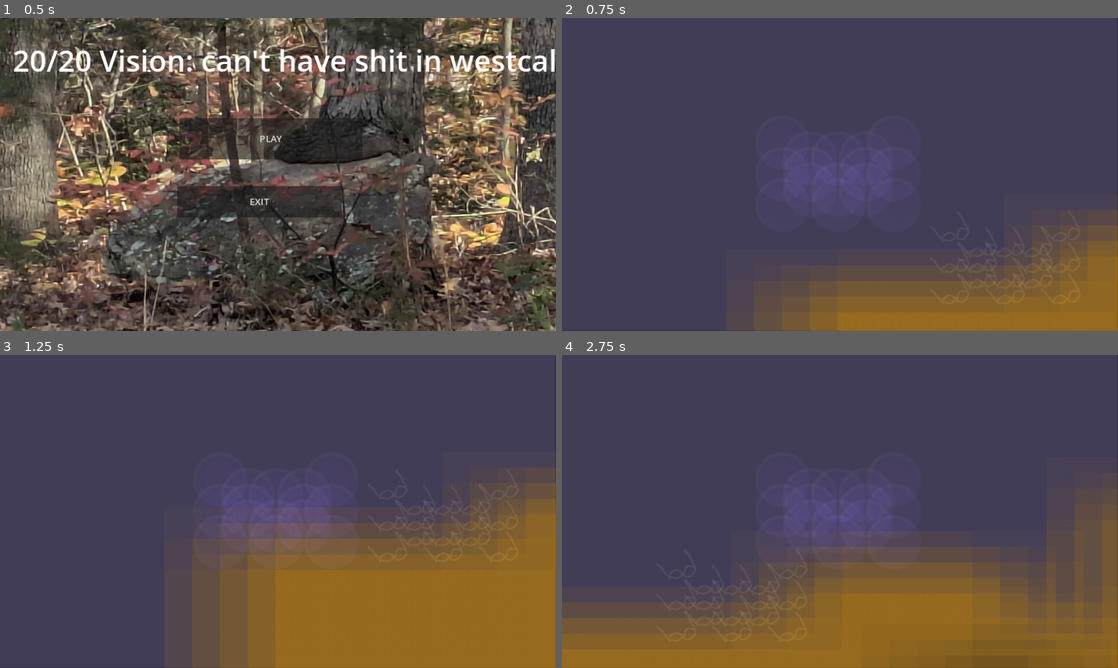
Above: before the commit, frames 1-4 (two rows, left to right).
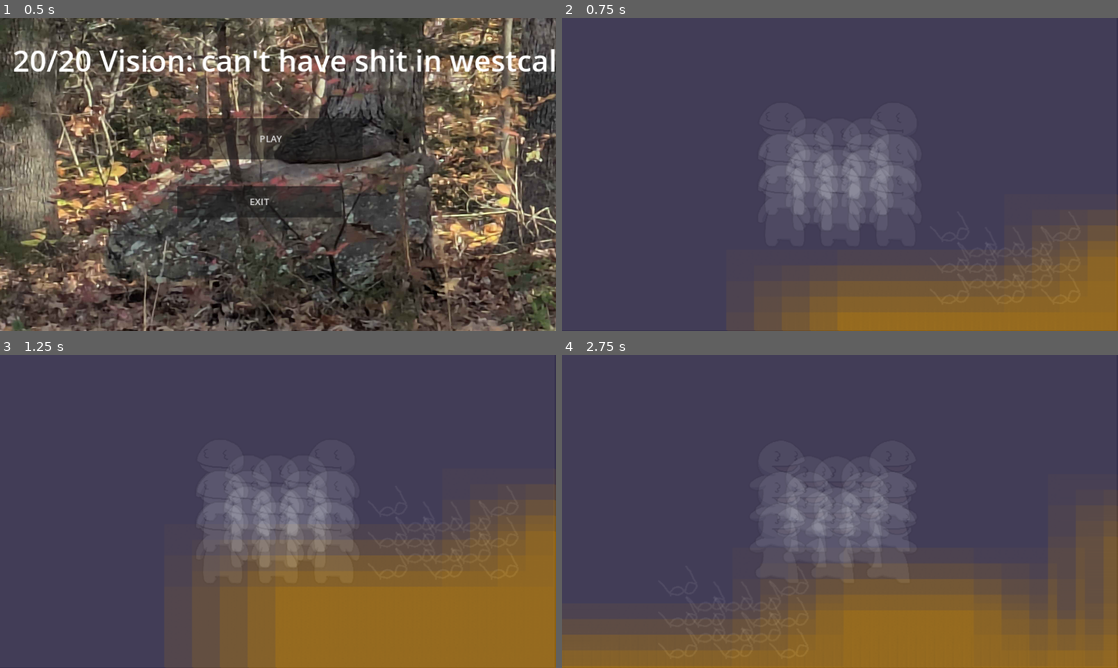
Above: after the commit, the same moments.

Repository: KaratePikachu/JamfestFall2024
Game: Godot game, scene res://UI/main_menu.tscn
The game is run twice, just before and just after one commit, with the same random seed, the same clock (stepped at 60 frames per second) and the same inputs.
Inputs:
- Up to frame 1 (0.5 s): no input
- Up to frame 2 (0.75 s): click "PLAY" at 0.5 s
- Up to frame 3 (1.25 s): no input
- Up to frame 4 (2.75 s): tap Enter at 1.25 s; hold D (move_right) from 1.28 s (still down); tap Space (jump) at 1.35, 1.52, 1.82, 2.27, 2.3, 2.57 s; tap 5 (equip_drone) at 2.1 s

Frame 1 is identical in both runs. In frame 2, 3.9% of the frame differs, in the area x 36-64%, y 32-68%; in frame 3, 4.8%; in frame 4, 6.0%, in the area x 0-98%, y 32-100%.

Commit message:
starting to dev jump

Diff:
--- a/Enviorment/Enemy/enemy.gd
+++ b/Enviorment/Enemy/enemy.gd
@@ -31,12 +31,10 @@
 		$DetectionCone.scale.x = cos(dont_fucking_ask)
 
 		dont_fucking_ask += 0.01 + delta
-		print(abs(cos(dont_fucking_ask)))
 		if 1 - abs(cos(dont_fucking_ask)) < 0.0001:
 			isSpinning = false
 			timer = 0.001
 	else:
-		print(timer)
 		timer += delta
 		if timer >= timePaused:
 			isSpinning = true
--- /dev/null
+++ b/Level/blank_test_scene.tscn
@@ -0,0 +1,63 @@
+[gd_scene load_steps=6 format=3 uid="uid://0a53jrrrx60m"]
+
+[ext_resource type="Texture2D" uid="uid://cxl5cvsgyxcoe" path="res://Level/TestLevel/princess.png" id="1_o8yd7"]
+[ext_resource type="PackedScene" uid="uid://u5vlmp8hm4ku" path="res://Player/player.tscn" id="1_q25xq"]
+[ext_resource type="Shader" path="res://Shaders/Blur.gdshader" id="2_ishof"]
+
+[sub_resource type="RectangleShape2D" id="RectangleShape2D_icl00"]
+size = Vector2(1014, 340)
+
+[sub_resource type="ShaderMaterial" id="ShaderMaterial_37a7t"]
+shader = ExtResource("2_ishof")
+shader_parameter/scale = 1.0
+shader_parameter/lod = 0.0
+shader_parameter/x_blur_offest = 1.262
+shader_parameter/y_blur_offest = 1.565
+
+[node name="BlankTestScene" type="Node2D"]
+
+[node name="floor" type="StaticBody2D" parent="."]
+
+[node name="CollisionShape2D" type="CollisionShape2D" parent="floor"]
+position = Vector2(497, 496)
+shape = SubResource("RectangleShape2D_icl00")
+
+[node name="ColorRect" type="ColorRect" parent="floor"]
+offset_left = -167.0
+offset_top = 327.0
+offset_right = 1020.0
+offset_bottom = 662.0
+color = Color(0, 0, 0, 1)
+
+[node name="Princess" type="Sprite2D" parent="floor"]
+position = Vector2(326, 146)
+texture = ExtResource("1_o8yd7")
+
+[node name="Princess2" type="Sprite2D" parent="floor"]
+position = Vector2(-97, 301)
+texture = ExtResource("1_o8yd7")
+
+[node name="Princess3" type="Sprite2D" parent="floor"]
+position = Vector2(9, 178)
+texture = ExtResource("1_o8yd7")
+
+[node name="Princess4" type="Sprite2D" parent="floor"]
+position = Vector2(569, 254)
+texture = ExtResource("1_o8yd7")
+
+[node name="Princess5" type="Sprite2D" parent="floor"]
+position = Vector2(867, 128)
+texture = ExtResource("1_o8yd7")
+
+[node name="Princess6" type="Sprite2D" parent="floor"]
+position = Vector2(948, 293)
+texture = ExtResource("1_o8yd7")
+
+[node name="Princess7" type="Sprite2D" parent="floor"]
+position = Vector2(566, 81)
+texture = ExtResource("1_o8yd7")
+
+[node name="Player" parent="." instance=ExtResource("1_q25xq")]
+material = SubResource("ShaderMaterial_37a7t")
+position = Vector2(176, 225)
+scale = Vector2(1.465, 1.465)
--- a/Level/introduction.tscn
+++ b/Level/introduction.tscn
@@ -91,7 +91,6 @@
 [node name="Enemy2" parent="." instance=ExtResource("8_gg0iy")]
 position = Vector2(2906, 212)
 scale = Vector2(0.5, 0.5)
-isSpinning = true
 
 [node name="Goomba" parent="." instance=ExtResource("10_yrcgl")]
 position = Vector2(1149, 458)
--- a/Player/player.gd
+++ b/Player/player.gd
@@ -121,6 +121,18 @@
 		# Vertical movement code. Apply gravity.
 		velocity.y += gravity * delta
 
+		print(velocity.x)
+
+		if velocity.x >= 10:
+			_run_run_animation(true)
+		elif velocity.x >= 0:
+			_run_idle_animation($GuySprite.flip_h)
+
+		if velocity.x <= -10:
+			_run_run_animation(false)
+		elif velocity.x < 0:
+			_run_idle_animation($GuySprite.flip_h)
+
 		# Move based on the velocity and snap to the ground.
 		# TODO: This information should be set to the CharacterBody properties instead of arguments: snap, Vector2.DOWN, Vector2.UP
 		# TODO: Rename velocity to linear_velocity in the rest of the script.
@@ -133,3 +145,48 @@
 func die() -> void:
 	switch_glasses(Glasses.NONE)
 	get_tree().reload_current_scene()
+
+func _run_run_animation(going_left:bool) -> void:
+	$GuySprite.flip_h = going_left
+
+	match worn_glasses:
+		Glasses.DRONE:
+			$AnimPlayer.play("drone_run")
+		Glasses.INFARED:
+			$AnimPlayer.play("infared_run")
+		Glasses.NONE:
+			$AnimPlayer.play("no_glasses_run")
+		Glasses.NORMAL:
+			$AnimPlayer.play("normal_run")
+		Glasses.SUNGLASSES:
+			$AnimPlayer.play("sunglasses_run")
+
+func _run_idle_animation(going_left:bool) -> void:
+	$GuySprite.flip_h = going_left
+
+	match worn_glasses:
+		Glasses.DRONE:
+			$AnimPlayer.play("drone_idle")
+		Glasses.INFARED:
+			$AnimPlayer.play("infared_idle")
+		Glasses.NONE:
+			$AnimPlayer.play("no_glasses_idle")
+		Glasses.NORMAL:
+			$AnimPlayer.play("normal_idle")
+		Glasses.SUNGLASSES:
+			$AnimPlayer.play("sunglasses_idle")
+
+func _run_jump_animation(going_left:bool) -> void:
+	$GuySprite.flip_h = going_left
+
+	match worn_glasses:
+		Glasses.DRONE:
+			$AnimPlayer.play("drone_idle")
+		Glasses.INFARED:
+			$AnimPlayer.play("infared_idle")
+		Glasses.NONE:
+			$AnimPlayer.play("no_glasses_idle")
+		Glasses.NORMAL:
+			$AnimPlayer.play("normal_idle")
+		Glasses.SUNGLASSES:
+			$AnimPlayer.play("sunglasses_idle")
--- a/Player/player.tscn
+++ b/Player/player.tscn
@@ -1,11 +1,237 @@
-[gd_scene load_steps=5 format=3 uid="uid://u5vlmp8hm4ku"]
+[gd_scene load_steps=38 format=3 uid="uid://u5vlmp8hm4ku"]
 
 [ext_resource type="Script" path="res://Player/player.gd" id="1_mvi1i"]
-[ext_resource type="Texture2D" uid="uid://dfb8rr2fakwgp" path="res://Player/player.png" id="2"]
-[ext_resource type="Texture2D" uid="uid://1ign8s1w414r" path="res://Level/TestLevel/circle.png" id="3_wcmay"]
-
-[sub_resource type="CircleShape2D" id="CircleShape2D_q0k8u"]
-radius = 32.368
+[ext_resource type="Texture2D" uid="uid://dm1tbrkmw5nyl" path="res://Player/Assets/Idle/Guy_Idle.png" id="2_54ivu"]
+[ext_resource type="Texture2D" uid="uid://ch3b1ju46smbw" path="res://Player/Assets/Running/No Glasses/Guy_Running1.png" id="2_yhgtl"]
+[ext_resource type="Texture2D" uid="uid://cioeau81sxnei" path="res://Player/Assets/Running/No Glasses/Guy_Running2.png" id="3_x6irn"]
+[ext_resource type="Texture2D" uid="uid://cv4nlfbs1203f" path="res://Player/Assets/Running/No Glasses/Guy_Running3.png" id="4_u8c8l"]
+[ext_resource type="Texture2D" uid="uid://6we32ab8djhk" path="res://Player/Assets/Running/No Glasses/Guy_Running4.png" id="5_rrt26"]
+[ext_resource type="Texture2D" uid="uid://bx54lkk6fcido" path="res://Player/Assets/Running/Drone/Guy_Run_Drone1.png" id="6_sa2p6"]
+[ext_resource type="Texture2D" uid="uid://v55yy3blbmvi" path="res://Player/Assets/Running/Drone/Guy_Run_Drone2.png" id="7_q5bhr"]
+[ext_resource type="Texture2D" uid="uid://clj64j6h1tk8n" path="res://Player/Assets/Running/Drone/Guy_Run_Drone3.png" id="8_ndkdw"]
+[ext_resource type="Texture2D" uid="uid://dibnsy5kv32y0" path="res://Player/Assets/Running/Drone/Guy_Run_Drone4.png" id="9_pocpl"]
+[ext_resource type="Texture2D" uid="uid://cyy2xwei2qgsd" path="res://Player/Assets/Running/Infared/Guy_Run_Infared1.png" id="10_ip0sa"]
+[ext_resource type="Texture2D" uid="uid://bri625sj0lgqs" path="res://Player/Assets/Running/Infared/Guy_Run_Infared2.png" id="11_s832l"]
+[ext_resource type="Texture2D" uid="uid://n5i7odguf7ax" path="res://Player/Assets/Running/Infared/Guy_Run_Infared3.png" id="12_c62g2"]
+[ext_resource type="Texture2D" uid="uid://cjnt1eoothstt" path="res://Player/Assets/Running/Infared/Guy_Run_Infared4.png" id="13_mrsqj"]
+[ext_resource type="Texture2D" uid="uid://dkpjlt3ktddfu" path="res://Player/Assets/Running/Normal Glasses/Guy_Run_Glasses1.png" id="14_ps6hc"]
+[ext_resource type="Texture2D" uid="uid://dpvshqlxfyr8o" path="res://Player/Assets/Running/Normal Glasses/Guy_Run_Glasses2.png" id="15_egthu"]
+[ext_resource type="Texture2D" uid="uid://b01umgev67b3g" path="res://Player/Assets/Running/Normal Glasses/Guy_Run_Glasses3.png" id="16_m4a8t"]
+[ext_resource type="Texture2D" uid="uid://3dvf7gv74spy" path="res://Player/Assets/Running/Normal Glasses/Guy_Run_Glasses4.png" id="17_uaqg3"]
+[ext_resource type="Texture2D" uid="uid://dn1320m3ov55h" path="res://Player/Assets/Running/Sunglasses/Guy_Run_Sunglasses1.png" id="18_hcpad"]
+[ext_resource type="Texture2D" uid="uid://dxepeprhiedwt" path="res://Player/Assets/Running/Sunglasses/Guy_Run_Sunglasses2.png" id="19_ubn07"]
+[ext_resource type="Texture2D" uid="uid://csvlyb0pqkkiw" path="res://Player/Assets/Running/Sunglasses/Guy_Run_Sunglasses3.png" id="20_5e3qy"]
+[ext_resource type="Texture2D" uid="uid://ygu5v45xbjkf" path="res://Player/Assets/Running/Sunglasses/Guy_Run_Sunglasses4.png" id="21_3xbnn"]
+[ext_resource type="Texture2D" uid="uid://bqhnh3fqko60n" path="res://Player/Assets/Idle/Guy_Idle_Glasses.png" id="23_fualt"]
+[ext_resource type="Texture2D" uid="uid://ynq38hnjki68" path="res://Player/Assets/Idle/Guy_Idle_Infared.png" id="24_xrhj2"]
+
+[sub_resource type="CapsuleShape2D" id="CapsuleShape2D_aotdq"]
+radius = 31.4267
+height = 104.129
+
+[sub_resource type="Animation" id="Animation_cpr7g"]
+resource_name = "no_glasses_run"
+length = 0.40001
+loop_mode = 1
+step = 0.1
+tracks/0/type = "value"
+tracks/0/imported = false
+tracks/0/enabled = true
+tracks/0/path = NodePath("GuySprite:texture")
+tracks/0/interp = 1
+tracks/0/loop_wrap = true
+tracks/0/keys = {
+"times": PackedFloat32Array(0, 0.1, 0.2, 0.3),
+"transitions": PackedFloat32Array(1, 1, 1, 1),
+"update": 1,
+"values": [ExtResource("2_yhgtl"), ExtResource("3_x6irn"), ExtResource("4_u8c8l"), ExtResource("5_rrt26")]
+}
+
+[sub_resource type="Animation" id="Animation_q31cw"]
+length = 0.001
+tracks/0/type = "value"
+tracks/0/imported = false
+tracks/0/enabled = true
+tracks/0/path = NodePath("GuySprite:texture")
+tracks/0/interp = 1
+tracks/0/loop_wrap = true
+tracks/0/keys = {
+"times": PackedFloat32Array(0),
+"transitions": PackedFloat32Array(1),
+"update": 1,
+"values": [ExtResource("2_yhgtl")]
+}
+
+[sub_resource type="Animation" id="Animation_fcbq2"]
+resource_name = "drone_run"
+length = 0.40001
+step = 0.1
+tracks/0/type = "value"
+tracks/0/imported = false
+tracks/0/enabled = true
+tracks/0/path = NodePath("GuySprite:texture")
+tracks/0/interp = 1
+tracks/0/loop_wrap = true
+tracks/0/keys = {
+"times": PackedFloat32Array(0, 0.1, 0.2, 0.3),
+"transitions": PackedFloat32Array(1, 1, 1, 1),
+"update": 1,
+"values": [ExtResource("6_sa2p6"), ExtResource("7_q5bhr"), ExtResource("8_ndkdw"), ExtResource("9_pocpl")]
+}
+
+[sub_resource type="Animation" id="Animation_0s0cp"]
+resource_name = "infared_run"
+length = 0.40001
+loop_mode = 1
+step = 0.1
+tracks/0/type = "value"
+tracks/0/imported = false
+tracks/0/enabled = true
+tracks/0/path = NodePath("GuySprite:texture")
+tracks/0/interp = 1
+tracks/0/loop_wrap = true
+tracks/0/keys = {
+"times": PackedFloat32Array(0, 0.1, 0.2, 0.3),
+"transitions": PackedFloat32Array(1, 1, 1, 1),
+"update": 1,
+"values": [ExtResource("10_ip0sa"), ExtResource("11_s832l"), ExtResource("12_c62g2"), ExtResource("13_mrsqj")]
+}
+
+[sub_resource type="Animation" id="Animation_wegv6"]
+resource_name = "normal_run"
+length = 0.40001
+loop_mode = 1
+step = 0.1
+tracks/0/type = "value"
+tracks/0/imported = false
+tracks/0/enabled = true
+tracks/0/path = NodePath("GuySprite:texture")
+tracks/0/interp = 1
+tracks/0/loop_wrap = true
+tracks/0/keys = {
+"times": PackedFloat32Array(0, 0.1, 0.2, 0.3),
+"transitions": PackedFloat32Array(1, 1, 1, 1),
+"update": 1,
+"values": [ExtResource("14_ps6hc"), ExtResource("15_egthu"), ExtResource("16_m4a8t"), ExtResource("17_uaqg3")]
+}
+
+[sub_resource type="Animation" id="Animation_kqk4i"]
+resource_name = "sunglasses_run"
+length = 0.40001
+loop_mode = 1
+step = 0.1
+tracks/0/type = "value"
+tracks/0/imported = false
+tracks/0/enabled = true
+tracks/0/path = NodePath("GuySprite:texture")
+tracks/0/interp = 1
+tracks/0/loop_wrap = true
+tracks/0/keys = {
+"times": PackedFloat32Array(0, 0.1, 0.2, 0.3),
+"transitions": PackedFloat32Array(1, 1, 1, 1),
+"update": 1,
+"values": [ExtResource("18_hcpad"), ExtResource("19_ubn07"), ExtResource("20_5e3qy"), ExtResource("21_3xbnn")]
+}
+
+[sub_resource type="Animation" id="Animation_dlti3"]
+resource_name = "drone_idle"
+length = 0.10001
+step = 0.1
+tracks/0/type = "value"
+tracks/0/imported = false
+tracks/0/enabled = true
+tracks/0/path = NodePath("GuySprite:texture")
+tracks/0/interp = 1
+tracks/0/loop_wrap = true
+tracks/0/keys = {
+"times": PackedFloat32Array(0),
+"transitions": PackedFloat32Array(1),
+"update": 1,
+"values": [ExtResource("2_54ivu")]
+}
+
+[sub_resource type="Animation" id="Animation_kkkex"]
+resource_name = "normal_idle"
+length = 0.10001
+step = 0.1
+tracks/0/type = "value"
+tracks/0/imported = false
+tracks/0/enabled = true
+tracks/0/path = NodePath("GuySprite:texture")
+tracks/0/interp = 1
+tracks/0/loop_wrap = true
+tracks/0/keys = {
+"times": PackedFloat32Array(0),
+"transitions": PackedFloat32Array(1),
+"update": 1,
+"values": [ExtResource("23_fualt")]
+}
+
+[sub_resource type="Animation" id="Animation_3kpui"]
+resource_name = "infared_idle"
+length = 0.10001
+step = 0.1
+tracks/0/type = "value"
+tracks/0/imported = false
+tracks/0/enabled = true
+tracks/0/path = NodePath("GuySprite:texture")
+tracks/0/interp = 1
+tracks/0/loop_wrap = true
+tracks/0/keys = {
+"times": PackedFloat32Array(0),
+"transitions": PackedFloat32Array(1),
+"update": 1,
+"values": [ExtResource("24_xrhj2")]
+}
+
+[sub_resource type="Animation" id="Animation_t0p3k"]
+resource_name = "sunglasses_idle"
+length = 0.10001
+step = 0.1
+tracks/0/type = "value"
+tracks/0/imported = false
+tracks/0/enabled = true
+tracks/0/path = NodePath("GuySprite:texture")
+tracks/0/interp = 1
+tracks/0/loop_wrap = true
+tracks/0/keys = {
+"times": PackedFloat32Array(0),
+"transitions": PackedFloat32Array(1),
+"update": 1,
+"values": [ExtResource("24_xrhj2")]
+}
+
+[sub_resource type="Animation" id="Animation_k7rne"]
+resource_name = "no_idle"
+length = 0.10001
+step = 0.1
+tracks/0/type = "value"
+tracks/0/imported = false
+tracks/0/enabled = true
+tracks/0/path = NodePath("GuySprite:texture")
+tracks/0/interp = 1
+tracks/0/loop_wrap = true
+tracks/0/keys = {
+"times": PackedFloat32Array(0),
+"transitions": PackedFloat32Array(1),
+"update": 1,
+"values": [ExtResource("2_54ivu")]
+}
+
+[sub_resource type="AnimationLibrary" id="AnimationLibrary_pk8gy"]
+_data = {
+"RESET": SubResource("Animation_q31cw"),
+"drone_idle": SubResource("Animation_dlti3"),
+"drone_run": SubResource("Animation_fcbq2"),
+"infared_idle": SubResource("Animation_3kpui"),
+"infared_run": SubResource("Animation_0s0cp"),
+"no_glasses_idle": SubResource("Animation_k7rne"),
+"no_glasses_run": SubResource("Animation_cpr7g"),
+"normal_idle": SubResource("Animation_kkkex"),
+"normal_run": SubResource("Animation_wegv6"),
+"sunglasses_idle": SubResource("Animation_t0p3k"),
+"sunglasses_run": SubResource("Animation_kqk4i")
+}
 
 [node name="Player" type="CharacterBody2D"]
 scale = Vector2(0.9, 0.9)
@@ -13,17 +239,20 @@
 collision_mask = 5
 script = ExtResource("1_mvi1i")
 
-[node name="Sprite2D" type="Sprite2D" parent="."]
-texture = ExtResource("2")
-
 [node name="CollisionShape2D" type="CollisionShape2D" parent="."]
 position = Vector2(-0.315559, 0.157784)
-shape = SubResource("CircleShape2D_q0k8u")
-
-[node name="Circle" type="Sprite2D" parent="."]
-position = Vector2(-1, 0)
-texture = ExtResource("3_wcmay")
+shape = SubResource("CapsuleShape2D_aotdq")
+
+[node name="GuySprite" type="Sprite2D" parent="."]
+position = Vector2(-1.11111, 0)
+scale = Vector2(0.2, 0.2)
+texture = ExtResource("2_yhgtl")
 
 [node name="Camera2D" type="Camera2D" parent="."]
 
+[node name="AnimPlayer" type="AnimationPlayer" parent="."]
+libraries = {
+"": SubResource("AnimationLibrary_pk8gy")
+}
+
 [connection signal="glasses_changed" from="." to="." method="_on_glasses_changed"]
Binary file added: Player/Assets/Idle/Guy_Idle.png
Not shown, added: Player/Assets/Idle/Guy_Idle.png.import
Binary file added: Player/Assets/Idle/Guy_Idle_DroneGlasses.png
Not shown, added: Player/Assets/Idle/Guy_Idle_DroneGlasses.png.import
Binary file added: Player/Assets/Idle/Guy_Idle_Glasses.png
Not shown, added: Player/Assets/Idle/Guy_Idle_Glasses.png.import
Binary file added: Player/Assets/Idle/Guy_Idle_Infared.png
Not shown, added: Player/Assets/Idle/Guy_Idle_Infared.png.import
Binary file added: Player/Assets/Idle/Guy_Idle_Sunglasses.png
Not shown, added: Player/Assets/Idle/Guy_Idle_Sunglasses.png.import
Binary file added: Player/Assets/Jumping/Drone/Guy_Jump_Drone1.png
Not shown, added: Player/Assets/Jumping/Drone/Guy_Jump_Drone1.png.import
(and 128 more such lines)
